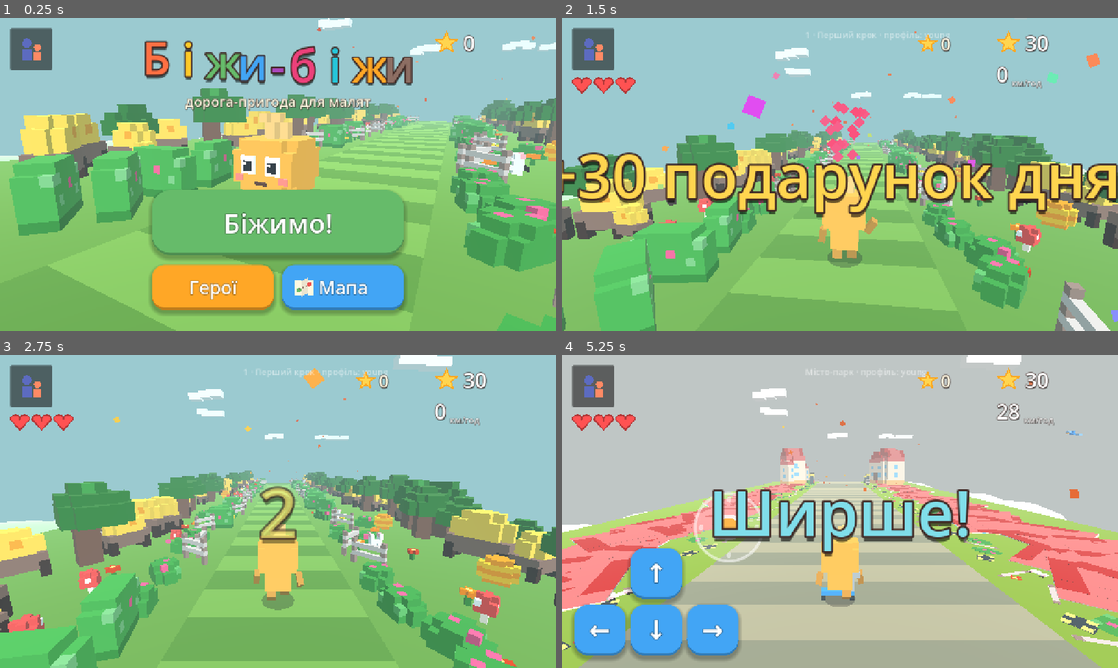
Above: before the commit, frames 1-4 (two rows, left to right).
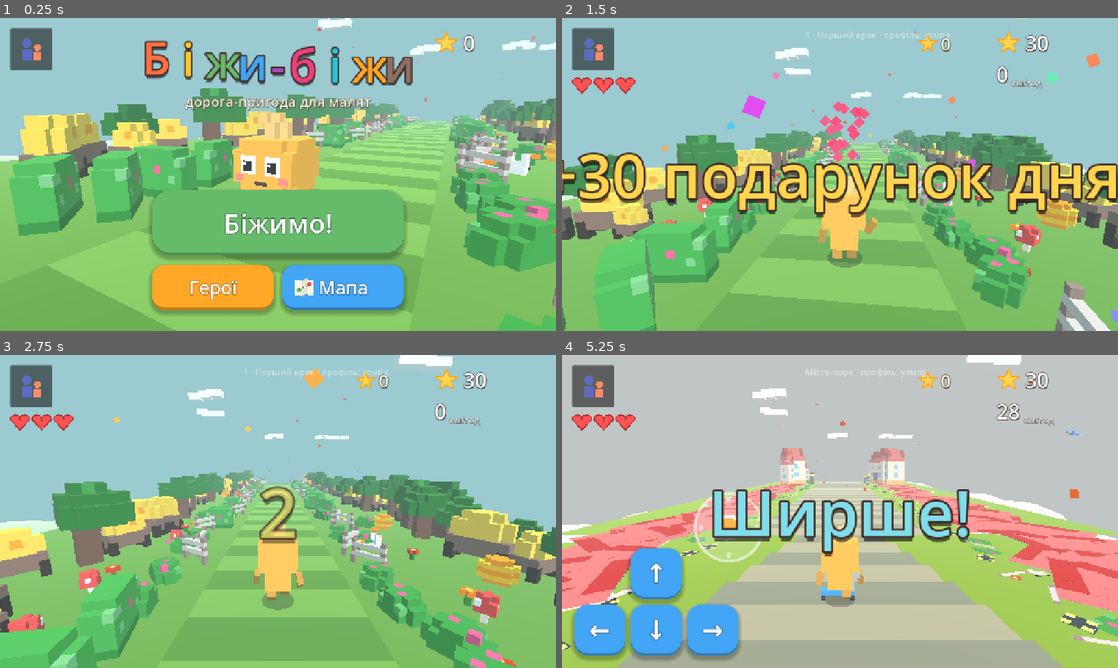
Above: after the commit, the same moments.

Repository: MykolaMamonchuk/MGP-01-run
Game: Godot game, scene res://tools/perf/perf.tscn
Two runs of this game, one before a commit and one after it. Both use one fixed random seed, a clock stepped at 60 frames per second and the inputs below. This scene is started directly instead of the project's main scene.
Inputs (mouse positions are in pixels of both pictures, inside the frame that each line leads up to):
- Up to frame 1 (0.25 s): no input
- Up to frame 2 (1.5 s): tap Enter at 0.5 s; move the mouse to (812, 237) at 0.52 s; hold W 0.53-1.25 s; hold Shift 0.53-1.25 s; click (812, 237) at 0.67 s; drag from (1006, 221) to (812, 237) at 1.27 s
- Up to frame 3 (2.75 s): move the mouse to (111, 464) at 2.02 s; hold S from 2.03 s (still down); tap Ctrl at 2.1 s
- Up to frame 4 (5.25 s): release S at 2.75 s; drag from (867, 511) to (673, 464) at 2.77 s; move the mouse to (756, 433) at 3.52 s; hold S 3.53-4.25 s; tap 2 at 3.6 s; drag from (962, 495) to (756, 433) at 4.27 s; move the mouse to (728, 527) at 5.02 s; hold W from 5.03 s (still down); tap 4 at 5.1 s; click (728, 527) at 5.17 s

The runs differ from the first frame. In frame 1, 0.2% of the frame differs, in the area x 68-96%, y 32-51%; in frame 2, less than 0.1%; in frame 3, less than 0.1%; in frame 4, 5.2%, in the area x 0-100%, y 40-100%.

Commit message:
MGPP1-19: OPT-01 — полотно дороги на MultiMesh, draw calls 558 → 445
132 однакові коробки дороги (44 ряди × центр + два узбіччя) були
окремими MeshInstance3D, тобто 132 draw calls щокадру. Тепер це чотири
MultiMesh: центр парних рядів, центр непарних, ліве узбіччя, праве.
Смугастість вирішена розділенням на два шари, тож per-instance кольори
не знадобилися і кеш Mats.solid() лишився без змін.

Ряд лишається вузлом, але тримає лише декор — окремий вузол Decor став
непотрібним і прибраний. Джерело правди для полотна — z ряду, його
scale.y і масиви _row_sx/_row_lx/_row_rx; _sync_road() щокадру переносить
це в буфери MultiMesh (у advance() і в _process(), щоб анімації
перебудови теж оновлювались).

Анімації збережені: «перебудова кубиками» при зміні світу читає
row.scale.y, стаггер зміни ширини переїхав з tween_property на
tween_method по масивах. AABB шарів заданий руками на всю трасу, інакше
рушій перераховував би його щокадру по всіх інстансах.

Заміри (медіана з трьох прогонів, рівень 1, tools/perf):
  draw calls  558 → 445
  меші Track  473 → 345
  вузли     1 303 → 1 139

Перевірка вигляду: знімки п'яти сцен до і після (лужок 3 і 7 доріжок,
ліс під час перебудови, ліс, пляж із морем збоку) при --fixed-fps 60 і
фіксованому зерні — попіксельно однакові. 105/105 тестів зелені.

Diff:
--- a/src/run3d/track.gd
+++ b/src/run3d/track.gd
@@ -1,4 +1,8 @@
 ## Дорога: пул рядів по 1 клітинці (3 доріжки + узбіччя + декор). Ряди їдуть на героя (+Z) і переставляються вперед.
+## Полотно дороги — чотири MultiMesh на всю трасу (центр парних рядів, центр непарних, ліве узбіччя, праве)
+## замість 132 окремих вузлів: 4 draw calls замість 132 (docs/optimisation OPT-01).
+## Ряд лишається вузлом, але тримає лише декор; його z, scale.y і значення з _row_* — джерело правди,
+## яке _sync_road() щокадру переносить у буфери MultiMesh.
 ## Зміна світу — перефарбування рядів з «перебудовою кубиками» (стаггер по z).
 ## Занурення (GDD v1.3 §7): стіни світу з даних — walls_near (кожен ряд, впритул до дороги), walls_far (далі, більші),
 ## canopy (крона над дорогою кожен 3-й ряд), sea (море на всю ширину, дорога невидима).
@@ -16,7 +20,17 @@
 
 var world: Dictionary = {}
 var lanes := 3
+## Вузли рядів — тепер лише тримачі декору (полотно малює MultiMesh).
 var _rows: Array[Node3D] = []
+## Полотно: [парні ряди, непарні] і [ліве узбіччя, праве].
+var _mm_center: Array[MultiMeshInstance3D] = []
+var _mm_side: Array[MultiMeshInstance3D] = []
+## Стан рядів, який анімується: масштаб центру по x і x узбіч (стаггер при зміні ширини).
+var _row_sx := PackedFloat32Array()
+var _row_lx := PackedFloat32Array()
+var _row_rx := PackedFloat32Array()
+## Масштаб узбіч по x: [ліве, праве]. Смужка піску з боку моря — спільна для всіх рядів, без стаггера.
+var _side_sx := [1.0, 1.0]
 var _water: MeshInstance3D
 var _water_mat: ShaderMaterial
 var _scroll := 0.0
@@ -30,25 +44,34 @@
 
 
 func _ready() -> void:
+	var center_mesh := BoxMesh.new()
+	center_mesh.size = Vector3(LANES_W, 0.4, 1.0)
+	var side_mesh := BoxMesh.new()
+	side_mesh.size = Vector3(SIDE_W, 0.4, 1.0)
+	# центр смугастий: парні ряди одного кольору, непарні іншого — тому два MultiMesh
+	_mm_center = [_make_canvas(center_mesh, (ROWS + 1) / 2), _make_canvas(center_mesh, ROWS / 2)]
+	_mm_side = [_make_canvas(side_mesh, ROWS), _make_canvas(side_mesh, ROWS)]
+	_mm_center[0].material_override = Mats.solid(Palette.WORLD_GROUND)
+	_mm_center[1].material_override = Mats.solid(Palette.WORLD_GROUND_DARK)
+	var side_mat := Mats.solid(Palette.WORLD_SIDE)
+	_mm_side[0].material_override = side_mat
+	_mm_side[1].material_override = side_mat
+
+	_row_sx.resize(ROWS)
+	_row_lx.resize(ROWS)
+	_row_rx.resize(ROWS)
+	var side_x := LANES_W * 0.5 + SIDE_W * 0.5
 	for i in range(ROWS):
 		var row := Node3D.new()
 		row.name = "Row%d" % i
-		var center := Mats.box(Vector3(LANES_W, 0.4, 1.0), Color.GRAY)
-		center.name = "Center"
-		center.position.y = -0.2
-		row.add_child(center)
-		for side in [-1.0, 1.0]:
-			var s := Mats.box(Vector3(SIDE_W, 0.4, 1.0), Color.DARK_GRAY)
-			s.name = "SideL" if side < 0 else "SideR"
-			s.position = Vector3(side * (LANES_W * 0.5 + SIDE_W * 0.5), -0.2, 0.0)
-			row.add_child(s)
-		var decor := Node3D.new()
-		decor.name = "Decor"
-		row.add_child(decor)
 		row.position.z = BEHIND - float(i)
 		row.set_meta("i", i)   # індекс ряду — для крони кожен 3-й ряд
 		add_child(row)
 		_rows.append(row)
+		_row_sx[i] = 1.0
+		_row_lx[i] = -side_x
+		_row_rx[i] = side_x
+	_sync_road()
 	# далекий план: пагорби по боках і хмарки, що пливуть
 	_far = Node3D.new()
 	_far.name = "Far"
@@ -91,6 +114,38 @@
 	add_child(_water)
 
 
+## Один шар полотна. AABB задаємо руками на всю трасу: інакше рушій перераховував би її
+## щокадру по всіх інстансах, а на краю екрана дорога могла б зникнути через відсікання.
+func _make_canvas(mesh: Mesh, count: int) -> MultiMeshInstance3D:
+	var mm := MultiMesh.new()
+	mm.transform_format = MultiMesh.TRANSFORM_3D
+	mm.mesh = mesh
+	mm.instance_count = count
+	var box := AABB(Vector3(-SEA_W * 0.5, -2.0, BEHIND - float(ROWS) - 2.0), Vector3(SEA_W, 6.0, float(ROWS) + 8.0))
+	mm.custom_aabb = box
+	var mi := MultiMeshInstance3D.new()
+	mi.multimesh = mm
+	mi.custom_aabb = box
+	add_child(mi)
+	return mi
+
+
+## Переносить стан рядів у буфери MultiMesh. Кілька сотень записів на кадр — дешевше,
+## ніж рухати 132 вузли, кожен з яких тягне за собою перерахунок AABB і відсікання.
+func _sync_road() -> void:
+	for i in range(_rows.size()):
+		var row := _rows[i]
+		var sy: float = row.scale.y            # «перебудова кубиками» при зміні світу
+		var z: float = row.position.z
+		var y := -0.2 * sy                     # локальний y полотна, помножений на масштаб ряду
+		(_mm_center[i % 2].multimesh as MultiMesh).set_instance_transform(i / 2,
+			Transform3D(Basis.from_scale(Vector3(_row_sx[i], sy, 1.0)), Vector3(0.0, y, z)))
+		(_mm_side[0].multimesh as MultiMesh).set_instance_transform(i,
+			Transform3D(Basis.from_scale(Vector3(float(_side_sx[0]), sy, 1.0)), Vector3(_row_lx[i], y, z)))
+		(_mm_side[1].multimesh as MultiMesh).set_instance_transform(i,
+			Transform3D(Basis.from_scale(Vector3(float(_side_sx[1]), sy, 1.0)), Vector3(_row_rx[i], y, z)))
+
+
 var season: Dictionary = {}
 
 
@@ -126,9 +181,9 @@
 	for h in _hills:
 		h.material_override = far_mat
 		h.visible = not _sea
+	_paint_road(is_water)
 	for i in range(_rows.size()):
 		var row := _rows[i]
-		_paint(row, i, is_water)
 		_decorate(row)
 		if animate:
 			row.scale.y = 0.01
@@ -138,27 +193,25 @@
 	AudioMgr.sfx("rebuild")
 
 
-func _paint(row: Node3D, i: int, is_water: bool) -> void:
-	var center := row.get_node("Center") as MeshInstance3D
-	center.visible = not is_water
-	var g := Palette.of(world.get("ground"), Palette.WORLD_GROUND)
-	var gd := Palette.of(world.get("ground_dark"), Palette.WORLD_GROUND_DARK)
-	center.material_override = Mats.solid(g if i % 2 == 0 else gd)
+## Кольори полотна: центр смугастий (парні/непарні ряди), узбіччя одноколірне.
+## Видимість тепер на рівні шару: на воді нема центру, на морі нема й узбіч.
+func _paint_road(is_water: bool) -> void:
+	_mm_center[0].material_override = Mats.solid(Palette.of(world.get("ground"), Palette.WORLD_GROUND))
+	_mm_center[1].material_override = Mats.solid(Palette.of(world.get("ground_dark"), Palette.WORLD_GROUND_DARK))
 	var side := Mats.solid(Palette.of(world.get("side"), Palette.WORLD_SIDE))
-	var l := row.get_node("SideL") as MeshInstance3D
-	var r := row.get_node("SideR") as MeshInstance3D
-	l.material_override = side
-	r.material_override = side
-	# на морі узбіч нема — довкола лише вода
-	l.visible = not _sea
-	r.visible = not _sea
+	_mm_side[0].material_override = side
+	_mm_side[1].material_override = side
+	for mi in _mm_center:
+		mi.visible = not is_water
+	for mi in _mm_side:
+		mi.visible = not _sea
 
 
 ## Узбіччя: стіни світу (walls_near впритул, walls_far далі й більші), ближній пояс — дрібне (квіти, гриби),
 ## дальній — велике (дерева, пальми), живність — зайчики; крона над дорогою кожен 3-й ряд.
 ## З боку моря (Пляж на піску) узбіччя — вода, декор туди не кладемо. На морі (sea) — лише буї/скелі у воді й гребені хвиль.
 func _decorate(row: Node3D) -> void:
-	var decor := row.get_node("Decor")
+	var decor := row          # ряд тримає лише декор, окремий вузол під нього вже не потрібен
 	for c in decor.get_children():
 		c.queue_free()
 	var kinds: Array = world.get("decor", [])
@@ -244,6 +297,8 @@
 
 
 func _process(delta: float) -> void:
+	# полотно синхронізуємо і тут: під час анімацій перебудови advance() не викликають
+	_sync_road()
 	_bird_t -= delta
 	if _bird_t < 0.0:
 		_bird_t = randf_range(6.0, 14.0)
@@ -264,30 +319,39 @@
 	# з боку моря узбіччя — вузька смужка піску (1 м), далі вода
 	var beach_x := w * 0.5 + 0.5
 	var beach_sx := 1.0 / SIDE_W
-	var i := 0
-	for row in _rows:
-		var center := row.get_node("Center") as Node3D
-		var l := row.get_node("SideL") as Node3D
-		var r := row.get_node("SideR") as Node3D
-		var lx := -beach_x if _sea_side < 0 else -side_x
-		var rx := beach_x if _sea_side > 0 else side_x
-		l.scale.x = beach_sx if _sea_side < 0 else 1.0
-		r.scale.x = beach_sx if _sea_side > 0 else 1.0
+	_side_sx[0] = beach_sx if _sea_side < 0 else 1.0
+	_side_sx[1] = beach_sx if _sea_side > 0 else 1.0
+	var lx := -beach_x if _sea_side < 0 else -side_x
+	var rx := beach_x if _sea_side > 0 else side_x
+	for i in range(_rows.size()):
 		if animate:
-			_decorate(row)   # декор перекладається під нову ширину (при rebuild його кладе сам rebuild)
+			_decorate(_rows[i])   # декор перекладається під нову ширину (при rebuild його кладе сам rebuild)
 			var tw := create_tween()
 			tw.tween_interval(0.012 * float(i))
-			tw.tween_property(center, "scale:x", sx, 0.35).set_trans(Tween.TRANS_BACK).set_ease(Tween.EASE_OUT)
-			tw.parallel().tween_property(l, "position:x", lx, 0.35).set_trans(Tween.TRANS_BACK).set_ease(Tween.EASE_OUT)
-			tw.parallel().tween_property(r, "position:x", rx, 0.35).set_trans(Tween.TRANS_BACK).set_ease(Tween.EASE_OUT)
+			tw.tween_method(_set_row_sx.bind(i), _row_sx[i], sx, 0.35).set_trans(Tween.TRANS_BACK).set_ease(Tween.EASE_OUT)
+			tw.parallel().tween_method(_set_row_lx.bind(i), _row_lx[i], lx, 0.35).set_trans(Tween.TRANS_BACK).set_ease(Tween.EASE_OUT)
+			tw.parallel().tween_method(_set_row_rx.bind(i), _row_rx[i], rx, 0.35).set_trans(Tween.TRANS_BACK).set_ease(Tween.EASE_OUT)
 		else:
-			center.scale.x = sx
-			l.position.x = lx
-			r.position.x = rx
-		i += 1
+			_row_sx[i] = sx
+			_row_lx[i] = lx
+			_row_rx[i] = rx
+	_sync_road()
 	_layout_water()
 	if animate:
 		AudioMgr.sfx("rebuild")
+
+
+# Цілі для tween_method: анімуємо числа ряду, бо вузлів-мешів більше нема.
+func _set_row_sx(v: float, i: int) -> void:
+	_row_sx[i] = v
+
+
+func _set_row_lx(v: float, i: int) -> void:
+	_row_lx[i] = v
+
+
+func _set_row_rx(v: float, i: int) -> void:
+	_row_rx[i] = v
 
 
 ## Вода: під дорогою (Хвиля) або збоку від неї (Пляж, sea_side) — ширина SIDE_W, за смужкою піску.
@@ -333,3 +397,4 @@
 		if c.position.z > BEHIND + 6.0:
 			c.position.z -= 46.0
 			c.position.x = randf_range(-12.0, 12.0)
+	_sync_road()
Not shown, changed: docs/CHANGELOG.md
Not shown, changed: docs/optimisation/2026-09-07-render-budget.md
Not shown, changed: docs/optimisation/README.md
